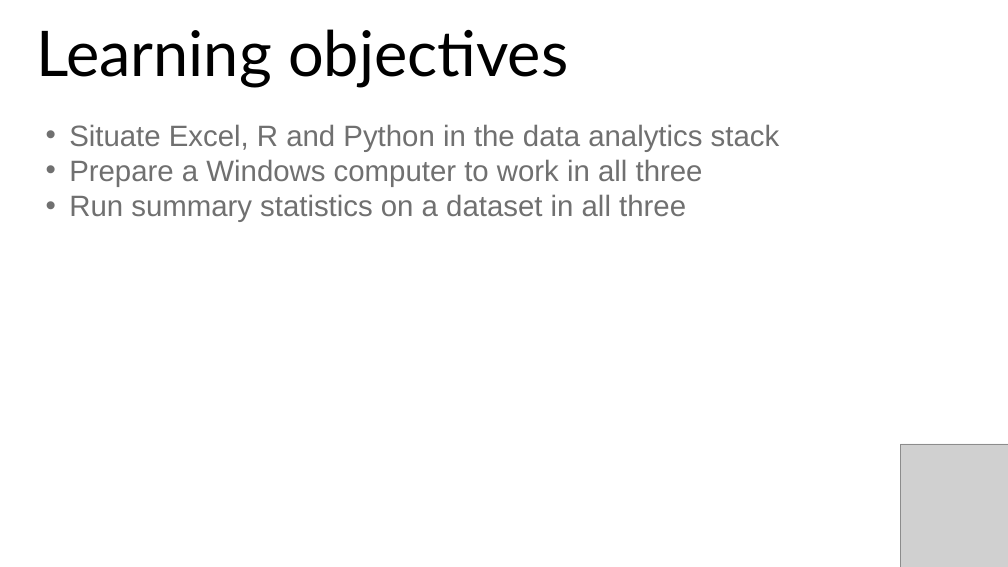
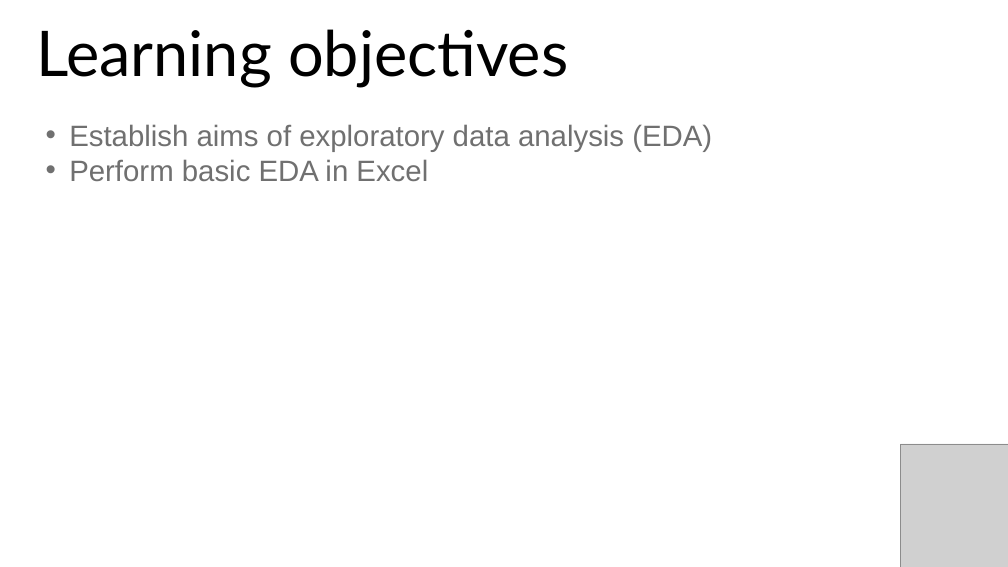
Before and after one commit to stringfestdata/aina-excel-stats-starter, a slide deck: slide 2 of advancing-into-analytics-excel-foundations.pptx (slide 4 before the commit). Drawn at 1008x567 pixels with LibreOffice and Linux fonts; fonts in the diff are those of the drawing; grey boxes stand for pictures. Boxes give left, top, right and bottom in pixels: in the first picture for what was removed or moved away, otherwise in the second. Text is boxed around its words. In the diff, an @@ line names an element or a change of style, - is before the commit and + after.

```diff
--- a/advancing-into-analytics-excel-foundations.pptx
+++ b/advancing-into-analytics-excel-foundations.pptx
@@ text at bbox=[69, 124, 712, 181]: text changed @@
-• Situate Excel, R and Python in the data analytics stack
-• Prepare a Windows computer to work in all three
-• Run summary statistics on a dataset in all three
+• Establish aims of exploratory data analysis (EDA)
+• Perform basic EDA in Excel
```
Also in this commit, not shown: 2 other slides changed, 1 slide added, 3 slides removed.
